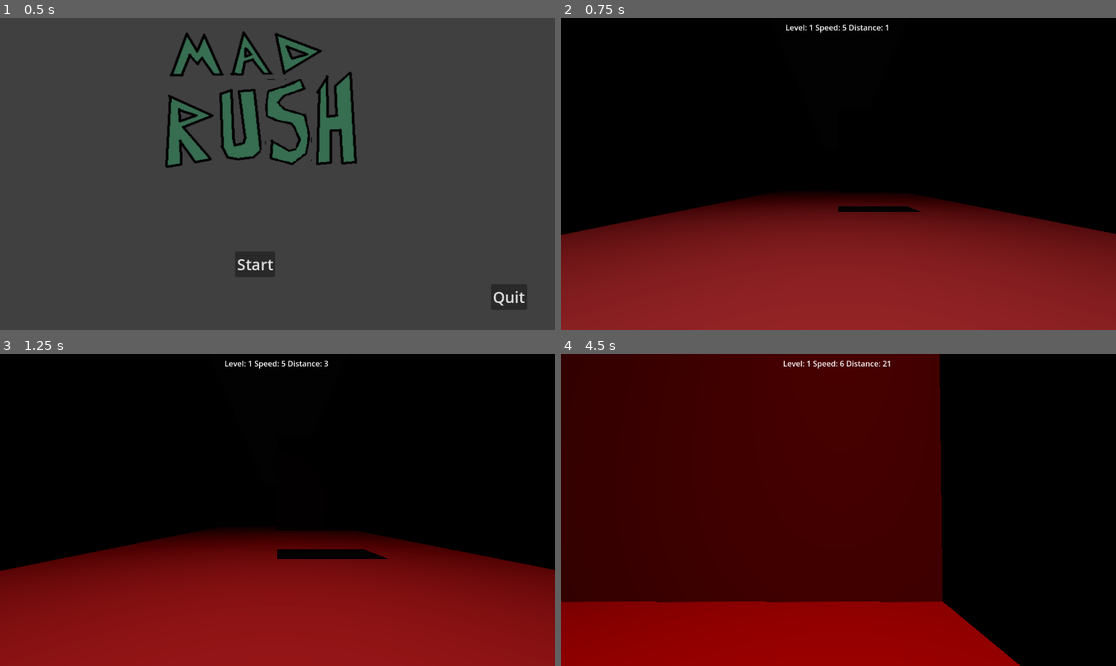
Above: before the commit, frames 1-4 (two rows, left to right).
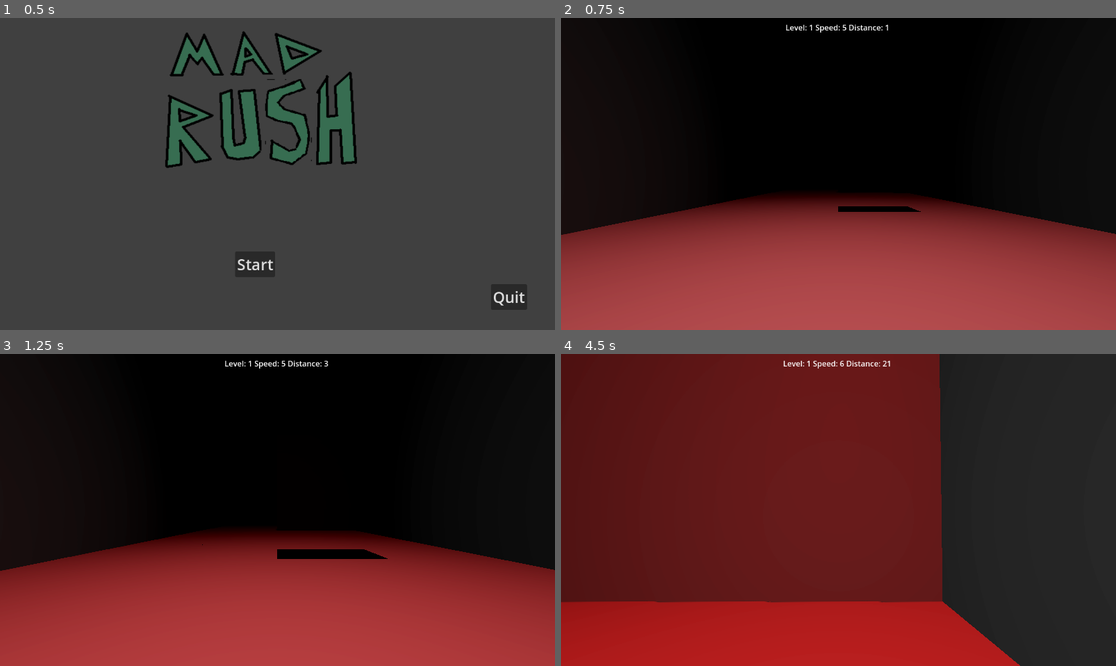
Above: after the commit, the same moments.

Repository: finalsabbath/3d-runner
Game: Godot game, scene res://scenes/main_menu.tscn
Two runs of this game, one before a commit and one after it. Both use one fixed random seed, a clock stepped at 60 frames per second and the inputs below.
Inputs:
- Up to frame 1 (0.5 s): no input
- Up to frame 2 (0.75 s): click "Start" at 0.5 s
- Up to frame 3 (1.25 s): no input
- Up to frame 4 (4.5 s): hold Right (move_right) 1.28-2.03 s; tap Space (jump) at 1.52, 2.27, 3.77 s; hold Down (ui_down) 2.03-2.78 s; hold Right (move_right) 2.78-3.53 s; hold Up (ui_up) 3.53-4.28 s; hold Left (move_left) from 4.28 s (still down)

Frame 1 is identical in both runs. In frame 2, 31% of the frame differs, in the area x 0-100%, y 65-100%; in frame 3, 30%; in frame 4, 100%, in the area x 0-100%, y 0-100%.

Commit message:
mess with lighting and change from modifying background energy(which did not work well with fog) to glow which works better.  Add debug feature.  Handle running out of levels

Diff:
--- a/3d-runner/scripts/controllers/terrain_controller.gd
+++ b/3d-runner/scripts/controllers/terrain_controller.gd
@@ -7,6 +7,7 @@
 const STARTER_BLOCKS: int = 1
 
 var count_starter_blocks = 0
+var debug_enabled: bool = false
 
 var TerrainBlocks: Array = []
 var Obstacles: Array = []
@@ -64,13 +65,14 @@
 		_add_obstacles(appending_block)
 
 func _add_obstacles(block: Node3D) -> void:
-	_add_pits(block)
-	for i in range((GameStats.current_level*2)+1):
-		var new_obstacle = Obstacles.pick_random().instantiate()
-		new_obstacle.position.x = _get_obstacle_position(new_obstacle.type)
-		new_obstacle.position.z += i * 4
-		new_obstacle.add_to_group("death_blocks")
-		block.add_child(new_obstacle)
+	if !debug_enabled:
+		_add_pits(block)
+		for i in range((GameStats.current_level*2)+1):
+			var new_obstacle = Obstacles.pick_random().instantiate()
+			new_obstacle.position.x = _get_obstacle_position(new_obstacle.type)
+			new_obstacle.position.z += i * 4
+			new_obstacle.add_to_group("death_blocks")
+			block.add_child(new_obstacle)
 
 
 func _add_pits(block: Node3D) -> void:
--- a/3d-runner/scripts/globals/game_stats.gd
+++ b/3d-runner/scripts/globals/game_stats.gd
@@ -1,9 +1,9 @@
 extends Node
 
 const STARTING_SPEED: float = 5.0
-
+const MAX_LEVEL: int = 6
 const NUM_LEVELS:int = 6
-@export var music_path = "res://assets/music"
+const MUSIC_PATH = "res://assets/music"
 const WORLD = "res://scenes/world.tscn"
 
 var current_level:int = 0
@@ -18,7 +18,7 @@
 
 
 func setup_game() -> void:
-	_get_music_tracks(music_path)
+	_get_music_tracks(MUSIC_PATH)
 	#_setup_levels()
 	#get_tree().change_scene_to_file(WORLD)
 	print("Setup complete")
--- a/3d-runner/scripts/scene/world.gd
+++ b/3d-runner/scripts/scene/world.gd
@@ -1,14 +1,10 @@
 extends Node3D
 class_name World
-
-
 
 @onready var world_environment: WorldEnvironment = $WorldEnvironment
 @onready var directional_light_3d: DirectionalLight3D = $DirectionalLight3D
 @onready var music: AudioStreamPlayer = $Music
 @onready var ui: UI = $UI
-
-
 
 func _ready() -> void:
 	_connect_signals()
@@ -18,7 +14,8 @@
 	if not ready:
 		await ready
 	var master_bus_volume = (AudioServer.get_bus_peak_volume_left_db(0,0) + AudioServer.get_bus_peak_volume_right_db(0,0)) / 2
-	world_environment.environment.background_energy_multiplier = (30 + master_bus_volume) * (delta * 5) -1
+	#world_environment.environment.background_energy_multiplier = (30 + master_bus_volume) * (delta * 5) -1
+	world_environment.environment.glow_bloom = ((30 + master_bus_volume) * (delta * 5))/4
 	_check_distance_milestones()
 	_update_environment()
 
@@ -39,7 +36,7 @@
 
 func _check_distance_milestones() -> void:
 	var end_distance = 100 + ( 100* (GameStats.current_level * GameStats.current_level))
-	if GameStats.distance > end_distance:
+	if GameStats.distance > end_distance and GameStats.current_level < GameStats.MAX_LEVEL:
 		GameStats.current_level += 1
 		_set_level()
 
